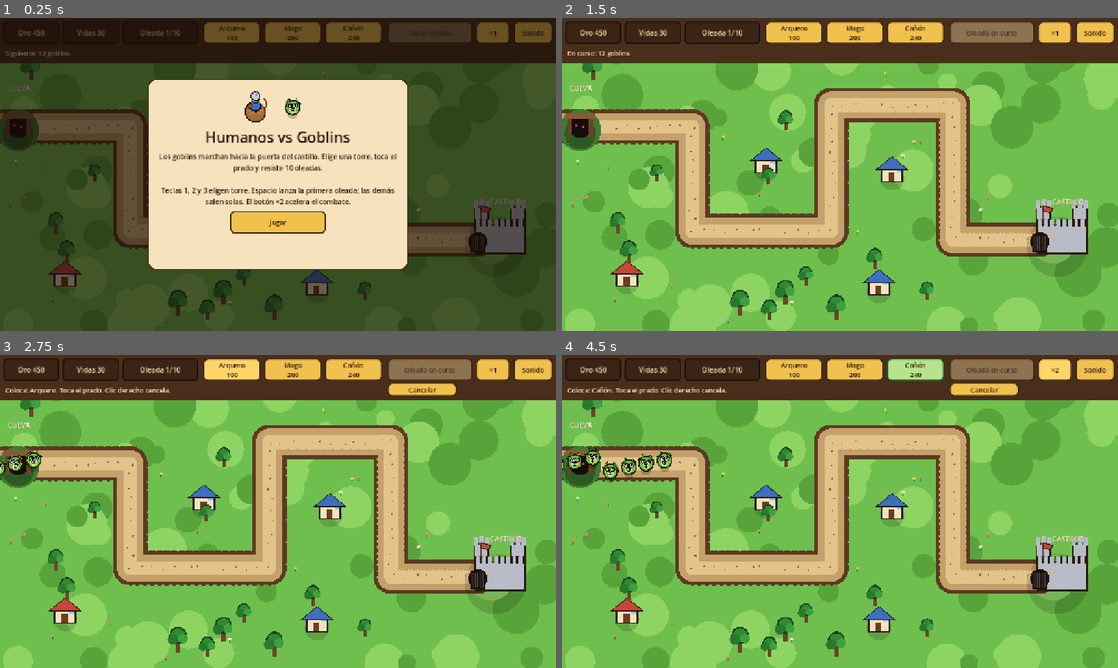
Above: before the commit, frames 1-4 (two rows, left to right).
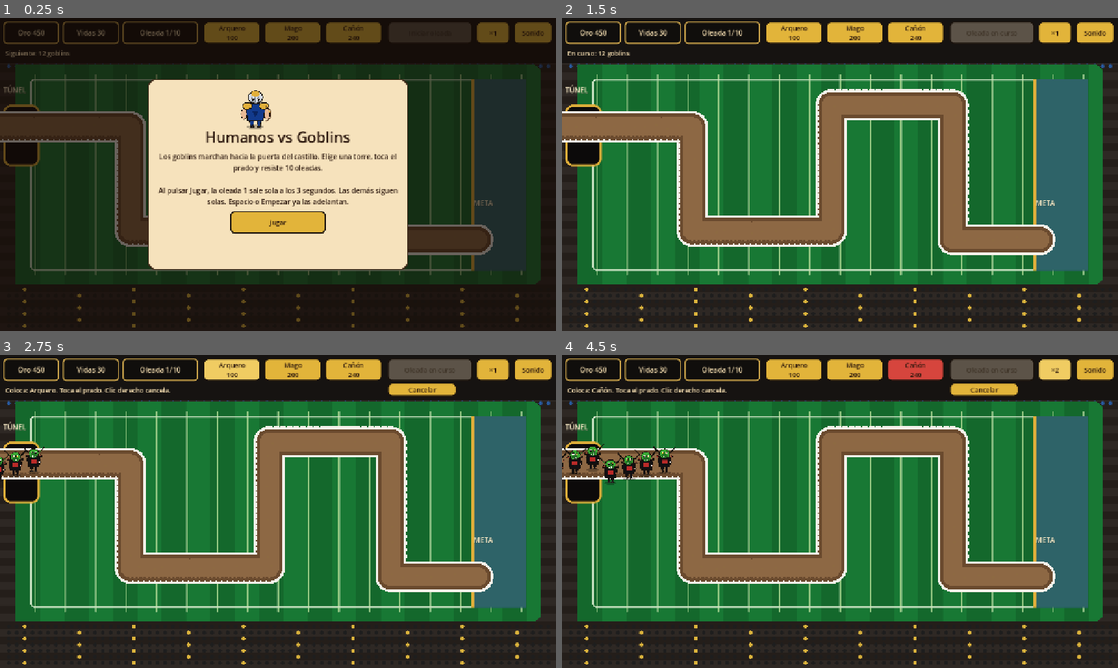
Above: after the commit, the same moments.

Repository: davidquirossoltero-commits/humanos-vs-goblins
Game: Godot game, scene res://scenes/main.tscn
Two runs of this game, one before a commit and one after it. Both use one fixed random seed, a clock stepped at 60 frames per second and the inputs below.
Inputs (mouse positions are in pixels of both pictures, inside the frame that each line leads up to):
- Up to frame 1 (0.25 s): no input
- Up to frame 2 (1.5 s): click "Jugar" at 0.5 s; click (990, 33) at 1.25 s, where only the run before the commit has a clickable "Iniciar oleada"
- Up to frame 3 (2.75 s): click "Arquero 100" at 2 s
- Up to frame 4 (4.5 s): click "Mago 200" at 2.75 s; click "Cañón 240" at 3.5 s; click "×1" at 4.25 s

The runs differ from the first frame. In frame 1, 53% of the frame differs, in the area x 0-100%, y 1-100%; in frame 2, 96%, in the area x 0-100%, y 0-100%; in frame 3, 96%; in frame 4, 96%.

Commit message:
Redibuja el partido como fútbol fantástico y arranca la primera oleada sola.
El campo pasa a ser un estadio con túnel y meta, los jugadores llevan casco y hombreras, y la oleada 1 sale a los 3 segundos de pulsar Jugar.

Co-authored-by: david.quiros.soltero <david.quiros.soltero@gmail.com>

Diff:
--- a/data/map.json
+++ b/data/map.json
@@ -1,6 +1,6 @@
 {
   "id": "robledal",
-  "name": "La aldea del robledal",
+  "name": "Estadio del Robledal",
   "width": 1280,
   "height": 720,
   "path_radius": 44,
--- /dev/null
+++ b/scripts/art_bank.gd
@@ -0,0 +1,15 @@
+class_name ArtBank
+extends RefCounted
+
+static var _cache: Dictionary = {}
+
+
+static func tex(key: String) -> Texture2D:
+	if _cache.has(key):
+		return _cache[key] as Texture2D
+	var path := "res://art/%s.png" % key
+	if not ResourceLoader.exists(path):
+		return null
+	var loaded: Texture2D = load(path) as Texture2D
+	_cache[key] = loaded
+	return loaded
--- a/scripts/draw_art.gd
+++ b/scripts/draw_art.gd
@@ -1,222 +1,51 @@
 class_name DrawArt
 extends RefCounted
 
+## Jugadores de fútbol fantástico. El arte es original: cascos, hombreras y un balón,
+## sin copiar el material de ningún juego de tablero.
+
+
 static func draw_enemy(c: CanvasItem, pos: Vector2, look: String, scale: float, flash: float, slowed: bool) -> void:
-	c.draw_set_transform(pos, 0.0, Vector2.ONE * scale)
-	match look:
-		"jinete":
-			_jinete(c)
-		"hobgoblin":
-			_hobgoblin(c)
-		"ogro_armadura":
-			_ogro(c, true)
-		"ogro":
-			_ogro(c, false)
-		"trol":
-			_trol(c, false)
-		"trol_furia":
-			_trol(c, true)
-		_:
-			_goblin(c, Color("67c23a"), Color("b6e07a"), 1.0)
-	if flash > 0.0:
-		c.draw_circle(Vector2(0, -2), 18.0, Color(1, 1, 1, clampf(flash * 4.0, 0.0, 0.65)))
-	if slowed:
-		c.draw_circle(Vector2(0, -2), 16.0, Color(0.55, 0.82, 1.0, 0.35))
-	c.draw_set_transform(Vector2.ZERO, 0.0, Vector2.ONE)
+	var tint := Color(1, 1, 1, 1)
+	if flash > 0.05:
+		tint = Color(1.6, 1.6, 1.6, 1)
+	elif slowed:
+		tint = Color(0.65, 0.82, 1.15, 1)
+	_sprite(c, look, pos, scale, 0.0, false, tint)
 
 
 static func draw_tower(c: CanvasItem, kind: String, pos: Vector2, aim: float, alpha: float) -> void:
+	var tint := Color(1, 1, 1, alpha)
 	if kind == "canon":
-		c.draw_set_transform(pos, aim, Vector2.ONE)
-		_canon(c, alpha)
+		_sprite(c, "canon", pos, 118.0, aim, false, tint)
 	else:
-		var flip := -1.0 if cos(aim) < 0.0 else 1.0
-		c.draw_set_transform(pos, 0.0, Vector2(flip, 1.0))
-		if kind == "mago":
-			_mago(c, alpha)
-		else:
-			_arquero(c, alpha)
-	c.draw_set_transform(Vector2.ZERO, 0.0, Vector2.ONE)
+		var flip := cos(aim) < 0.0
+		var height := 124.0 if kind == "mago" else 118.0
+		_sprite(c, kind, pos, height, 0.0, flip, tint)
 
 
 static func enemy_scale(look: String) -> float:
 	match look:
 		"jinete":
-			return 1.15
+			return 118.0
 		"hobgoblin":
-			return 1.2
+			return 102.0
 		"ogro_armadura", "ogro":
-			return 1.55
+			return 136.0
 		"trol", "trol_furia":
-			return 1.75
+			return 156.0
 		_:
-			return 1.0
+			return 84.0
 
 
-static func _ball(c: CanvasItem, p: Vector2, r: float, fill: Color, ink: Color = Color("1c140c"), ow: float = 3.0) -> void:
-	if ow > 0.0 and ink.a > 0.0:
-		c.draw_circle(p, r + ow, ink)
-	c.draw_circle(p, r, fill)
-
-
-static func _tri(c: CanvasItem, a: Vector2, b: Vector2, d: Vector2, fill: Color, ink: Color = Color("1c140c")) -> void:
-	var center := (a + b + d) / 3.0
-	c.draw_colored_polygon(PackedVector2Array([
-		center + (a - center) * 1.22,
-		center + (b - center) * 1.22,
-		center + (d - center) * 1.22,
-	]), ink)
-	c.draw_colored_polygon(PackedVector2Array([a, b, d]), fill)
-
-
-static func _eyes(c: CanvasItem, y: float, gap: float, r: float, angry: bool, pupil: Color = Color("1c140c")) -> void:
-	_ball(c, Vector2(-gap, y), r, Color("fffdf8"), Color("1c140c"), 2.0)
-	_ball(c, Vector2(gap, y), r, Color("fffdf8"), Color("1c140c"), 2.0)
-	c.draw_circle(Vector2(-gap + 1.2, y + 0.8), r * 0.42, pupil)
-	c.draw_circle(Vector2(gap + 1.2, y + 0.8), r * 0.42, pupil)
-	c.draw_circle(Vector2(-gap - 0.6, y - 0.8), r * 0.18, Color.WHITE)
-	c.draw_circle(Vector2(gap - 0.6, y - 0.8), r * 0.18, Color.WHITE)
-	if angry:
-		c.draw_line(Vector2(-gap - r, y - r - 1.0), Vector2(-gap + r * 0.3, y - r * 0.2), Color("1c140c"), 2.4, true)
-		c.draw_line(Vector2(gap + r, y - r - 1.0), Vector2(gap - r * 0.3, y - r * 0.2), Color("1c140c"), 2.4, true)
-
-
-static func _goblin(c: CanvasItem, skin: Color, belly: Color, s: float) -> void:
-	c.draw_circle(Vector2(0, 16) * s, 12 * s, Color(0, 0, 0, 0.22))
-	_tri(c, Vector2(-18, -6) * s, Vector2(-8, -18) * s, Vector2(-4, -2) * s, skin)
-	_tri(c, Vector2(18, -6) * s, Vector2(8, -18) * s, Vector2(4, -2) * s, skin)
-	_ball(c, Vector2(0, 2) * s, 15 * s, skin)
-	_ball(c, Vector2(0, 7) * s, 8 * s, belly, Color(0, 0, 0, 0), 0)
-	_eyes(c, -2 * s, 5.5 * s, 3.6 * s, true)
-	_ball(c, Vector2(0, 7) * s, 3.2 * s, Color("2a1810"), Color("1c140c"), 1.5)
-	c.draw_rect(Rect2(Vector2(-3.2, 5.2) * s, Vector2(2.2, 3.2) * s), Color("fff6e4"), true)
-	c.draw_rect(Rect2(Vector2(1.0, 5.2) * s, Vector2(2.2, 3.2) * s), Color("fff6e4"), true)
-	c.draw_circle(Vector2(-7, 4) * s, 2.2 * s, Color(1, 0.55, 0.55, 0.45))
-	c.draw_circle(Vector2(7, 4) * s, 2.2 * s, Color(1, 0.55, 0.55, 0.45))
-
-
-static func _jinete(c: CanvasItem) -> void:
-	c.draw_circle(Vector2(2, 18), 16, Color(0, 0, 0, 0.22))
-	_ball(c, Vector2(-6, 8), 16, Color("c47a4a"))
-	_ball(c, Vector2(14, 10), 9, Color("a8643a"))
-	_ball(c, Vector2(20, 12), 3.2, Color("fff6e4"), Color("1c140c"), 1.5)
-	c.draw_circle(Vector2(16, 6), 2.2, Color("1c140c"))
-	_ball(c, Vector2(-16, 16), 4, Color("8a4e2c"), Color("1c140c"), 2)
-	_ball(c, Vector2(2, 16), 4, Color("8a4e2c"), Color("1c140c"), 2)
-	_goblin(c, Color("67c23a"), Color("b6e07a"), 0.72)
-
-
-static func _hobgoblin(c: CanvasItem) -> void:
-	_goblin(c, Color("3e8f32"), Color("8fce6a"), 1.15)
-	_ball(c, Vector2(-14, -8), 6, Color("8d97a8"))
-	_ball(c, Vector2(14, -6), 5, Color("6e5840"), Color("1c140c"), 2)
-	c.draw_line(Vector2(12, -2), Vector2(26, 14), Color("6b3e22"), 5.0, true)
-	_ball(c, Vector2(28, 16), 6.5, Color("8a5a32"))
-
-
-static func _ogro(c: CanvasItem, armored: bool) -> void:
-	c.draw_circle(Vector2(0, 20), 18, Color(0, 0, 0, 0.25))
-	var skin := Color("7a8f3a")
-	_ball(c, Vector2(0, 6), 20, skin)
-	_ball(c, Vector2(0, 12), 11, Color("c5d48a"), Color(0, 0, 0, 0), 0)
-	_ball(c, Vector2(-16, 8), 7, skin)
-	_ball(c, Vector2(16, 8), 7, skin)
-	if armored:
-		_ball(c, Vector2(0, -8), 14, Color("8d97a8"))
-		_tri(c, Vector2(-16, -10), Vector2(-8, -28), Vector2(-2, -8), Color("9aa3b2"))
-		_tri(c, Vector2(16, -10), Vector2(8, -28), Vector2(2, -8), Color("9aa3b2"))
-		_ball(c, Vector2(0, 4), 12, Color("6e7684"))
-		c.draw_rect(Rect2(Vector2(-10, -6), Vector2(20, 5)), Color("1c140c"), true)
-		_eyes(c, -4, 5, 2.4, true, Color("ffd24a"))
-	else:
-		_ball(c, Vector2(0, -8), 12, skin)
-		_ball(c, Vector2(4, -2), 8, Color("efe6d4"), Color("1c140c"), 2)
-		_eyes(c, -6, 5, 3.2, true)
-		_ball(c, Vector2(0, 8), 4, Color("5a1e16"), Color("1c140c"), 1.5)
-	_ball(c, Vector2(-18, 16), 5, skin)
-	_ball(c, Vector2(18, 16), 5, skin)
-
-
-static func _trol(c: CanvasItem, rage: bool) -> void:
-	c.draw_circle(Vector2(0, 22), 20, Color(0, 0, 0, 0.25))
-	var skin := Color("c16b6b") if rage else Color("6aa8b8")
-	var belly := Color("e7a0a0") if rage else Color("b7e0ea")
-	_ball(c, Vector2(0, 4), 22, skin)
-	_ball(c, Vector2(0, 10), 12, belly, Color(0, 0, 0, 0), 0)
-	_ball(c, Vector2(-8, 2), 7, Color("5f8f4a"), Color(0, 0, 0, 0), 0)
-	_ball(c, Vector2(10, -2), 5, Color("6ea356"), Color(0, 0, 0, 0), 0)
-	_ball(c, Vector2(0, -2), 6, skin)
-	var pupil := Color("ff3030") if rage else Color("1c140c")
-	_eyes(c, -8, 6, 3.4, true, pupil)
-	if rage:
-		_ball(c, Vector2(0, 8), 6, Color("7a1d1d"), Color("1c140c"), 2)
-		c.draw_rect(Rect2(Vector2(-3, 5), Vector2(2.4, 4)), Color.WHITE, true)
-		c.draw_rect(Rect2(Vector2(1, 5), Vector2(2.4, 4)), Color.WHITE, true)
-	else:
-		_ball(c, Vector2(0, 8), 3.5, Color("2a1810"), Color("1c140c"), 1.4)
-	c.draw_colored_polygon(PackedVector2Array([
-		Vector2(-8, 16), Vector2(8, 16), Vector2(0, 26),
-	]), Color("8d5a32"))
-	c.draw_line(Vector2(14, 0), Vector2(30, 18), Color("5b4632"), 6.0, true)
-	_ball(c, Vector2(32, 20), 8, Color("6d5438"))
-
-
-static func _platform(c: CanvasItem, alpha: float) -> void:
-	var wood := Color("a56b3c")
-	wood.a = alpha
-	var ink := Color("1c140c")
-	ink.a = alpha
-	_ball(c, Vector2(0, 8), 22, wood, ink, 3)
-	var plank := Color("c48a55")
-	plank.a = alpha
-	c.draw_line(Vector2(-14, 4), Vector2(14, 12), plank, 3.0, true)
-	c.draw_line(Vector2(-12, 12), Vector2(16, 4), plank, 3.0, true)
-
-
-static func _arquero(c: CanvasItem, alpha: float) -> void:
-	_platform(c, alpha)
-	var tunic := Color("3d6fbf")
-	tunic.a = alpha
-	var skin := Color("f0c29a")
-	skin.a = alpha
-	var ink := Color("1c140c")
-	ink.a = alpha
-	_ball(c, Vector2(0, -6), 11, tunic, ink, 3)
-	_ball(c, Vector2(0, -22), 8, skin, ink, 2.5)
-	_ball(c, Vector2(0, -28), 9, Color("c5ccd6", alpha), ink, 2.5)
-	c.draw_line(Vector2(2, -30), Vector2(2, -38), Color("8d97a8", alpha), 3.0, true)
-	c.draw_arc(Vector2(12, -10), 14, -1.1, 1.0, 12, Color("6b3e22", alpha), 3.0, true)
-	c.draw_line(Vector2(8, -16), Vector2(22, -4), Color("d8d2c4", alpha), 2.0, true)
-	_ball(c, Vector2(-12, -4), 4, Color("8a5a32", alpha), ink, 1.5)
-
-
-static func _mago(c: CanvasItem, alpha: float) -> void:
-	var stone := Color("8d8f99")
-	stone.a = alpha
-	var ink := Color("1c140c")
-	ink.a = alpha
-	_ball(c, Vector2(0, 10), 20, stone, ink, 3)
-	_ball(c, Vector2(0, -2), 14, Color("6e7078", alpha), ink, 2)
-	_tri(c, Vector2(-16, -4), Vector2(16, -4), Vector2(0, -36), Color("7a4db8", alpha), ink)
-	_ball(c, Vector2(0, -8), 7, Color("f4f0ea", alpha), ink, 2)
-	_tri(c, Vector2(-8, -16), Vector2(8, -16), Vector2(0, -40), Color("5b348f", alpha), ink)
-	c.draw_line(Vector2(12, -2), Vector2(24, -28), Color("6b3e22", alpha), 3.0, true)
-	_ball(c, Vector2(26, -32), 6, Color("ffe36b", alpha), ink, 2)
-	c.draw_circle(Vector2(26, -32), 2.4, Color(1, 1, 1, alpha))
-	c.draw_circle(Vector2(-10, -22), 1.6, Color("ffe36b", alpha))
-	c.draw_circle(Vector2(6, -26), 1.4, Color("fff6c8", alpha))
-
-
-static func _canon(c: CanvasItem, alpha: float) -> void:
-	var ink := Color("1c140c")
-	ink.a = alpha
-	_ball(c, Vector2(-6, 10), 10, Color("6b3e22", alpha), ink, 2.5)
-	_ball(c, Vector2(16, 10), 10, Color("6b3e22", alpha), ink, 2.5)
-	c.draw_rect(Rect2(Vector2(-14, -8), Vector2(36, 16)), Color("8b5a32", alpha), true)
-	c.draw_rect(Rect2(Vector2(-16, -10), Vector2(40, 20)), Color("8b5a32", alpha), false, 3.0)
-	_ball(c, Vector2(22, -2), 7, Color("4e5560", alpha), ink, 2.5)
-	c.draw_rect(Rect2(Vector2(8, -7), Vector2(28, 12)), Color("5c6570", alpha), true)
-	c.draw_rect(Rect2(Vector2(6, -9), Vector2(32, 16)), ink, false, 3.0)
-	c.draw_line(Vector2(10, -5), Vector2(34, -5), Color("c5ced6", alpha), 2.0, true)
-	_ball(c, Vector2(-8, -16), 6, Color("3d6fbf", alpha), ink, 2)
-	_ball(c, Vector2(-8, -26), 5, Color("f0c29a", alpha), ink, 2)
+static func _sprite(c: CanvasItem, key: String, pos: Vector2, height: float, rotation: float, flip: bool, tint: Color) -> void:
+	var texture := ArtBank.tex(key)
+	if texture == null:
+		c.draw_circle(pos, 18.0, Color("c4312e"))
+		return
+	var aspect := float(texture.get_width()) / float(texture.get_height())
+	var width := height * aspect
+	var sign := -1.0 if flip else 1.0
+	c.draw_set_transform(pos, rotation, Vector2(sign, 1.0))
+	c.draw_texture_rect(texture, Rect2(-width * 0.5, -height * 0.5, width, height), false, tint)
+	c.draw_set_transform(Vector2.ZERO, 0.0, Vector2.ONE)
--- a/scripts/draw_map.gd
+++ b/scripts/draw_map.gd
@@ -5,25 +5,23 @@
 static func render(c: CanvasItem, map: Dictionary) -> void:
 	var width := float(map.width)
 	var height := float(map.height)
-	c.draw_rect(Rect2(0, 0, width, height), Color("6fbf4e"), true)
+	var pitch := ArtBank.tex("pitch")
+	if pitch:
+		c.draw_texture_rect(pitch, Rect2(0, 0, width, height), false)
+	else:
+		c.draw_rect(Rect2(0, 0, width, height), Color("1f7a34"), true)
 	var rng := RandomNumberGenerator.new()
 	rng.seed = 1337
-	for _i in 70:
-		var blob := Color("8ed463") if rng.randf() > 0.45 else Color("59a43a")
-		c.draw_circle(Vector2(rng.randf_range(0, width), rng.randf_range(0, height)), rng.randf_range(16, 54), blob)
 	var pts := PackedVector2Array()
 	for waypoint in map.waypoints:
 		pts.append(Vector2(float(waypoint.x), float(waypoint.y)))
-	_sausage(c, pts, 40.0, Color("5a3a22"))
-	_sausage(c, pts, 31.0, Color("c4a06a"))
-	_sausage(c, pts, 16.0, Color("e2c48a"))
+	_sausage(c, pts, 36.0, Color("f4f1ea"))
+	_sausage(c, pts, 30.0, Color("6a4a2e"))
+	_sausage(c, pts, 22.0, Color("8d6844"))
 	_pebbles(c, pts, rng)
-	_props(c, map, pts, rng)
 	if pts.size() >= 2:
-		_cave(c, Vector2(42, pts[1].y))
-		_castle(c, pts[pts.size() - 1])
-	_label(c, Vector2(18, 168), "CUEVA")
-	_label(c, Vector2(1128, 430), "CASTILLO")
+		_label(c, Vector2(8, pts[1].y - 78), "TÚNEL")
+		_label(c, pts[pts.size() - 1] + Vector2(-10, -78), "META")
 
 
 static func _sausage(c: CanvasItem, pts: PackedVector2Array, radius: float, color: Color) -> void:
--- a/scripts/game_world.gd
+++ b/scripts/game_world.gd
@@ -40,7 +40,8 @@
 var banner_until := 0
 var auto_next_at := -1.0
 
-const WAVE_BREATHER := 4.0
+const WAVE_BREATHER := 2.5
+const FIRST_WAVE_DELAY := 3.0
 
 var _next := 1
 var _pending_dead: Array = []
@@ -84,6 +85,7 @@
 	if phase != "menu":
 		return
 	phase = "ready"
+	auto_next_at = now + FIRST_WAVE_DELAY
 	sfx.unlock()
 	changed.emit()
 
@@ -109,7 +111,7 @@
 	selected_id = -1
 	toast_text = ""
 	banner_text = ""
-	auto_next_at = -1.0
+	auto_next_at = FIRST_WAVE_DELAY
 	_pending_dead.clear()
 	_pending_spawns.clear()
 	sfx.unlock()
@@ -270,10 +272,10 @@
 	var index := wave_number if phase != "combat" else wave_number - 1
 	if index < 0 or index >= catalog.waves.size():
 		return ""
-	var prefix := "En curso: " if phase == "combat" else "Siguiente: "
 	var wait := seconds_until_next()
 	if wait >= 0:
-		prefix = "Siguiente en %d s: " % wait
+		return "La oleada %d empieza en %d s" % [mini(wave_number + 1, catalog.waves.size()), wait]
+	var prefix := "En curso: " if phase == "combat" else "Siguiente: "
 	return prefix + WaveLogic.describe(catalog.waves[index], catalog.enemies)
 
 
--- a/scripts/hud.gd
+++ b/scripts/hud.gd
@@ -12,6 +12,7 @@
 var cancel_button: Button
 var toast_label: Label
 var banner_label: Label
+var countdown_label: Label
 var bar: Panel
 var card: Panel
 var card_title: Label
@@ -79,7 +80,7 @@
 		start_button.text = "Oleada en curso"
 	elif wait >= 0:
 		start_button.disabled = false
-		start_button.text = "Adelantar (%d s)" % wait
+		start_button.text = "Empezar ya (%d)" % wait
 	else:
 		start_button.disabled = world.phase != "ready"
 		start_button.text = "Iniciar oleada"
@@ -97,6 +98,12 @@
 	toast_label.visible = toast_label.text != ""
 	banner_label.text = world.current_banner()
 	banner_label.visible = banner_label.text != ""
+	var countdown := world.seconds_until_next()
+	if countdown >= 0 and (world.phase == "ready"):
+		countdown_label.visible = true
+		countdown_label.text = "Oleada %d\nen %d" % [mini(world.wave_number + 1, world.catalog.waves.size()), countdown]
+	else:
+		countdown_label.visible = false
 	_refresh_overlay()
 	_refresh_card()
 
@@ -104,11 +111,11 @@
 func _build_theme() -> void:
 	var theme := Theme.new()
 	theme.default_font_size = 16
-	_normal_style = _box(Color("f0c14d"), Color("3a2414"), 10)
-	var hover := _box(Color("ffd56a"), Color("3a2414"), 10)
-	var pressed := _box(Color("d9a63a"), Color("3a2414"), 10)
-	var disabled := _box(Color("8d7350"), Color("3a2414"), 10)
-	_selected_style = _box(Color("b7e38a"), Color("1d4d28"), 10)
+	_normal_style = _box(Color("e2b43a"), Color("1a120c"), 10)
+	var hover := _box(Color("f0cc62"), Color("1a120c"), 10)
+	var pressed := _box(Color("b88828"), Color("1a120c"), 10)
+	var disabled := _box(Color("5c5348"), Color("1a120c"), 10)
+	_selected_style = _box(Color("d6453d"), Color("1a120c"), 10)
 	theme.set_stylebox("normal", "Button", _normal_style)
 	theme.set_stylebox("hover", "Button", hover)
 	theme.set_stylebox("pressed", "Button", pressed)
@@ -127,7 +134,7 @@
 func _build_bar() -> void:
 	bar = Panel.new()
 	bar.mouse_filter = MOUSE_FILTER_STOP
-	bar.add_theme_stylebox_override("panel", _box(Color("4a2e1c"), Color("1a0f08"), 0))
+	bar.add_theme_stylebox_override("panel", _box(Color("161311"), Color("8d1d22"), 0))
 	add_child(bar)
 	gold_label = _chip(bar, 8, 8, 128, 52)
 	lives_label = _chip(bar, 144, 8, 130, 52)
@@ -163,7 +170,7 @@
 	card = Panel.new()
 	card.visible = false
 	card.mouse_filter = MOUSE_FILTER_STOP
-	card.add_theme_stylebox_override("panel", _box(Color("f6e2bc"), Color("3a2414"), 14))
+	card.add_theme_stylebox_override("panel", _box(Color("1c1612"), Color("c9a24a"), 14))
 	add_child(card)
 	var margin := MarginContainer.new()
 	margin.set_anchors_preset(PRESET_FULL_RECT)
@@ -204,6 +211,8 @@
 	close_button.custom_minimum_size = Vector2(84, 36)
 	close_button.pressed.connect(func() -> void: world.clear_selection())
 	row.add_child(close_button)
+	for label in [card_title, card_desc, card_stats]:
+		label.add_theme_color_override("font_color", Color("f6e7c4"))
 
 
 func _build_toast() -> void:
@@ -223,6 +232,22 @@
 	banner_label.custom_minimum_size = Vector2(520, 32)
 	banner_label.visible = false
 	add_child(banner_label)
+	countdown_label = Label.new()
+	countdown_label.mouse_filter = MOUSE_FILTER_IGNORE
+	countdown_label.horizontal_alignment = HORIZONTAL_ALIGNMENT_CENTER
+	countdown_label.vertical_alignment = VERTICAL_ALIGNMENT_CENTER
+	countdown_label.add_theme_font_size_override("font_size", 48)
+	countdown_label.add_theme_color_override("font_color", Color("2a160c"))
+	countdown_label.add_theme_color_override("font_outline_color", Color("fff6d0"))
+	countdown_label.add_theme_constant_override("outline_size", 10)
+	countdown_label.z_index = 25
+	countdown_label.visible = false
+	countdown_label.set_anchors_preset(PRESET_CENTER)
+	countdown_label.offset_left = -220
+	countdown_label.offset_right = 220
+	countdown_label.offset_top = -70
+	countdown_label.offset_bottom = 70
+	add_child(countdown_label)
 
 
 func _build_overlay() -> void:
@@ -305,7 +330,7 @@
 		return "La aldea está a salvo. Los goblins huyeron al bosque.\nVidas restantes: %d · Oro: %d" % [world.lives, world.gold]
 	if world.phase == "lost":
 		return "Los goblins derribaron la puerta. La aldea ha caído.\nCaíste en la oleada %d." % maxi(world.wave_number, 1)
-	return "Los goblins marchan hacia la puerta del castillo. Elige una torre, toca el prado y resiste 10 oleadas.\n\nTeclas 1, 2 y 3 eligen torre. Espacio lanza la primera oleada; las demás salen solas. El botón ×2 acelera el combate."
+	return "Los goblins marchan hacia la puerta del castillo. Elige una torre, toca el prado y resiste 10 oleadas.\n\nAl pulsar Jugar, la oleada 1 sale sola a los 3 segundos. Las demás siguen solas. Espacio o Empezar ya las adelantan."
 
 
 func _on_overlay_button() -> void:
@@ -377,7 +402,7 @@
 
 func _chip(parent: Node, x: float, y: float, w: float, h: float) -> Label:
 	var panel := Panel.new()
-	panel.add_theme_stylebox_override("panel", _box(Color("3a2415"), Color("1a0f08"), 8))
+	panel.add_theme_stylebox_override("panel", _box(Color("100e0c"), Color("c9a24a"), 8))
 	_place(parent, panel, x, y, w, h)
 	var label := Label.new()
 	label.set_anchors_preset(PRESET_FULL_RECT)
Binary file added: art/arquero.png
Not shown, added: art/arquero.png.import
Binary file added: art/canon.png
Not shown, added: art/canon.png.import
Binary file added: art/goblin.png
Not shown, added: art/goblin.png.import
Binary file added: art/hobgoblin.png
Not shown, added: art/hobgoblin.png.import
Binary file added: art/jinete.png
Not shown, added: art/jinete.png.import
Binary file added: art/mago.png
Not shown, added: art/mago.png.import
(and 10 more such lines)
